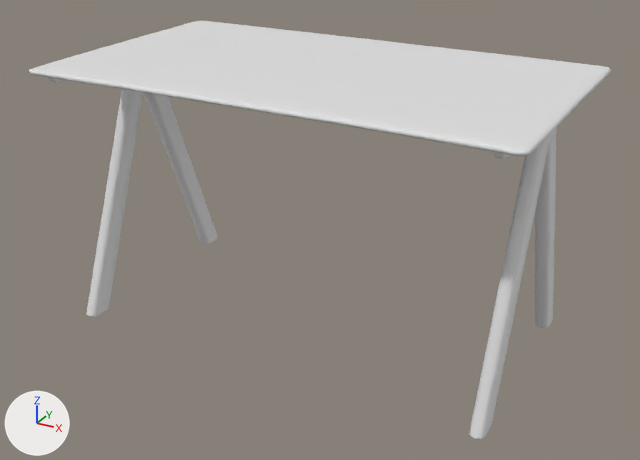
The glTF model src/office/table/OffTable.glb, before and after one commit.
One viewpoint serves both versions: a 50 mm camera at (1.09, -1.985, 1.283) aimed at (0.014, -0.029, 0.305). Arrows for +X, +Y and +Z are at lower left; the lights stay in place. Where no turn or scale is listed for an object, it has been applied to the vertices. Vertices at the same position are counted once.

Names of what the first picture shows: 'Aset_interior_furniture_M_vl0jbem_00_LOD0'.
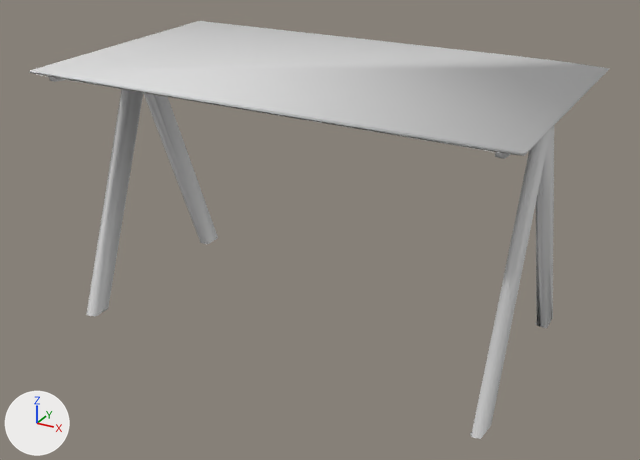
Location of each change, (x1, y1, x2, y2) in pixels of the pictures (640 x 460 px):
'Aset_interior_furniture_M_vl0jbem_00_LOD0', reshaped
    before: (29, 21, 611, 439)
    after: (29, 21, 610, 439)
part 1 of me_aset_interior_furniture_m_vl0jbem_00_lod0, deleted
    before: (29, 21, 611, 439)

The change, as a list of edits to the scene's bpy script:
```text
Change me_aset_interior_furniture_m_vl0jbem_00_lod0:
    used by ob_aset_interior_furniture_m_vl0jbem_00_lod0; location = (0.0, 0.0, 0.0)
    remove me_aset_interior_furniture_m_vl0jbem_00_lod0.from_pydata(...)  # 5002 vertices, 10000 faces; spans x -0.658..0.658, y -0.375..0.375, z 0.0..0.754
    add me_aset_interior_furniture_m_vl0jbem_00_lod0.from_pydata(...)  # 199 vertices, 325 faces; spans x -0.656..0.653, y -0.374..0.374, z 0.0..0.75
    me_aset_interior_furniture_m_vl0jbem_00_lod0 part 1: 4803 vertices removed from x -0.658..0.658, y -0.375..0.375, z 0.0..0.754
```
